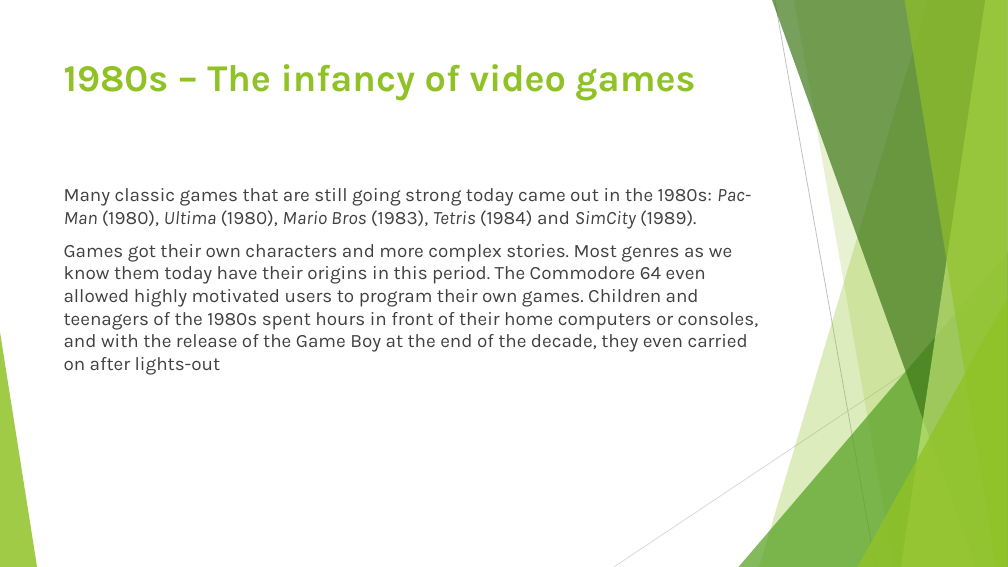
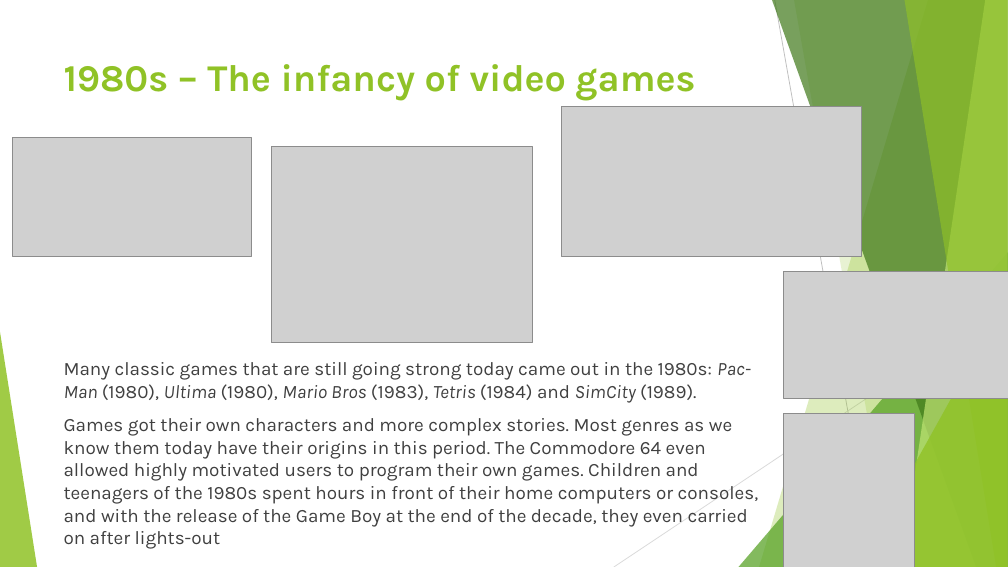
Before and after one commit to pelmenkus/Unik, a slide deck: slide 4 of The history of videogames.pptx. Drawn at 1008x567 pixels with LibreOffice and Linux fonts; fonts in the diff are those of the drawing; grey boxes stand for pictures. Boxes give left, top, right and bottom in pixels: in the first picture for what was removed or moved away, otherwise in the second. Text is boxed around its words. In the diff, an @@ line names an element or a change of style, - is before the commit and + after.

```diff
--- a/The history of videogames.pptx
+++ b/The history of videogames.pptx
@@ picture added at <box>562,107,861,256</box> @@
@@ picture added at <box>13,137,251,256</box> @@
@@ picture added at <box>271,147,533,343</box> @@
@@ picture added at <box>783,272,1008,399</box> @@
@@ text "Many classic games that are ...": place and size @@
-text "Many classic games that are ..." at <box>64,188,759,375</box>
+text "Many classic games that are ..." at <box>64,362,759,549</box>
@@ picture added at <box>783,414,914,567</box> @@
```
Also in this commit, not shown: 5 other slides changed, 12 other files.
